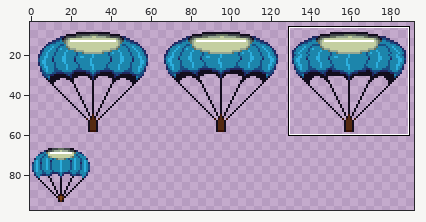
One commit to this sprite sheet: ArmoredWarfare/Entities/Characters/Sprites/ParachuteSL.png. The first picture is a wide view before the edit; the outline marks the close-up.
Close-up. Old version:
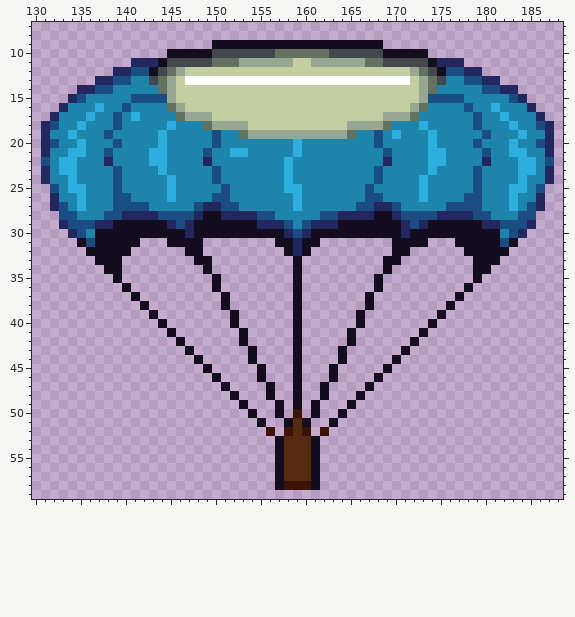
The file is 256x128 pixels. Shown: x 130..188, y 7..59. The wide view leaves out empty margins. The commit also changed other parts of the picture, which this record leaves out.
And afterwards:
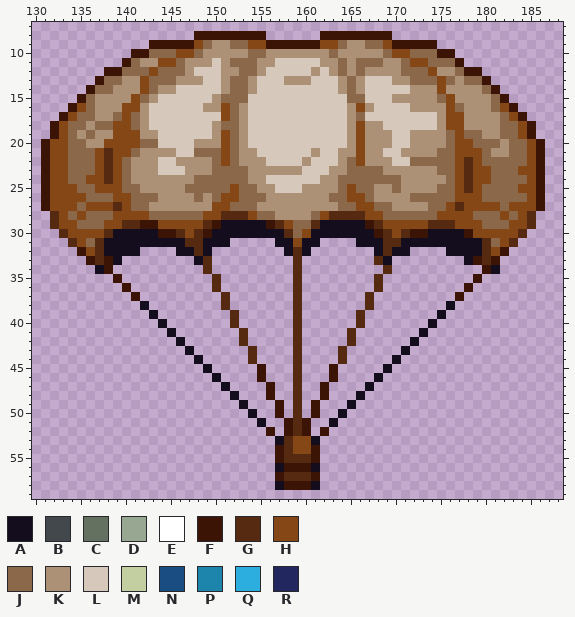
Palette (. is transparent): A #130d1d  B #42484b  C #647160  D #97a792  E #ffffff  F #3b1406  G #552a11  H #844715  J #8b6849  K #ad9177  L #d6c8bb  M #c4cfa1  N #1a4e83  P #1d85ab  Q #2cafde  R #222760
Changes in this commit:
Changed rows in their new state; - is an unchanged pixel.
first column x 131:
 8 -----------------FFFFFFFF------FFFFFFFF------------------
 9 ------------FFFFFHJKKJJHHFFFFFFHHJKKJJHFFFFF-------------
10 ----------FFJJJHHJKKKKKJJKKKKKKKJKKKKKJHHJJJFF-----------
11 ---------FJKKHHJKKKLKJJJKKLLLLLKKJKJJJKKJHHJJJF----------
12 -------FFJJJHJJJKLLLKKJJKLLLLLKLKJKJKKKKJJJHKKJFF--------
13 ------FJJKKHJJJKKKLLKJJKLLLKKKLLLKJKLLLKKJJJHJKJJF.------
14 ----.FJJKKKHJKKLLLLLKJJKLLLLLLLLLKJKLLLLLKKKHKKKKJF..----
15 ---.FJKKKKHJKLLLLLLKJJJLLLLLLLLLLLJJLLLKKKKKJHKKKKJF..---
16 --.FHJKKKHHKLLLLLLKKHJKLLLLLLLLLLLKHKLLLLKKKKHJKKKJHF..--
17 -.FHJJKKJHJKLLLLLLLLHJKLLLLLLLLLLLKJLLLLLLLLKHHKKKKJHF..-
18 .FHJJKJJHHJKLLLLLLLKJJKLLLLLLLLLLLKHKKLLLLLLKHHKKKKJJHF..
19 .FHJKJKKHHHKKLLLLLLKHJKLLLLLLLLLLLKHKKKLLKKKKJHJJKKJJHF..
20 FHHJJKKHHHHJJLLLLKKKHJKLLLLLLLLLLLKHKKKLLKKKKJHHJJJKJJHF.
21 FHHJJJHGHHJKKKKLLJJJHJKKLLLLLLKLLKKHKKLLKKKKJJHHHJKKJJHF.
22 FHHJJJHGHJKKKLLKKKKJHJKKKLLLLKLLLKJHKKKLLJJJJJHGHJJJJJHF.
23 FHHJJJHGHJKKKLLLKKKJJJJKKKKKKLLLKKJJJJKKKKKKJJHGHHJJJHHF.
24 FHHJJHHGHJKKKKKKKJJJJJJKKLLLLLLKKJJJJJJJKKKKKJHGHHJJJJHF.
25 FHHHJJHHHJJKKKKKJJJJJHJJKKLLLKKKKJHJJKKJKKKKJJHGHJJJJHHF-
26 FHHHHJJJHHJJJKKKKJKJHHJJJKKKKKKKJJHHJKKKKJJJJJHHHJJJJJHF-
27 FHHHJHHHGHJJKKKKKKKHHJJJKKKKKKKKKJJHHJJKKKKJJHGHHHHJHHHF-
28 -GHJHJJJHHHHJJJJJJHHGGGHJJKKKKJHGGGGHHJJJJJJHHHHJJJHJHG--
29 -GHHJJJHHGGFFHHHHHGF----AFGHJJGAA---FGHHHHHGGGHHHJJJHHG--
30 --GHHHHG-----FFGHGF--------GJH-------FGHGFF----FHHHHHG---
31 ---GHJG----AAA--GGAAA-------H------AAAGG---AAA---GJHG----
32 ----FHG---A----A-GA---------G--------AG------AA--GHF-----
33 -----FGF----------G---------G--------G-.-------AFGF------
34 ------AF.---------G---------G---------G---------.FA------
35 --------F----------G--------G--------G----------F--------
36 ---------F---------G--------G--------G---------F---------
37 ----------F---------G-------G-------G---------F----------
38 --------------------G-------G-------G--------------------
39 ---------------------G------G------G---------------------
40 ---------------------G------G------G---------------------
41 ----------------------G-----G-----G----------------------
42 ----------------------G-----G-----G----------------------
43 -----------------------G----G----G-----------------------
44 -----------------------G----G----G-----------------------
45 ------------------------F---G---F------------------------
46 ------------------------F---G---F------------------------
47 -------------------------F--G--F-------------------------
48 -------------------------F--G--F-------------------------
49 --------------------------F-G-F--------------------------
50 --------------------------F-G-F--------------------------
51 ---------------------------F-F---------------------------
53 ----------------------------HH---------------------------
54 --------------------------F-HHF--------------------------
55 --------------------------F---F--------------------------
56 ---------------------------FFF---------------------------
57 --------------------------F---F--------------------------
